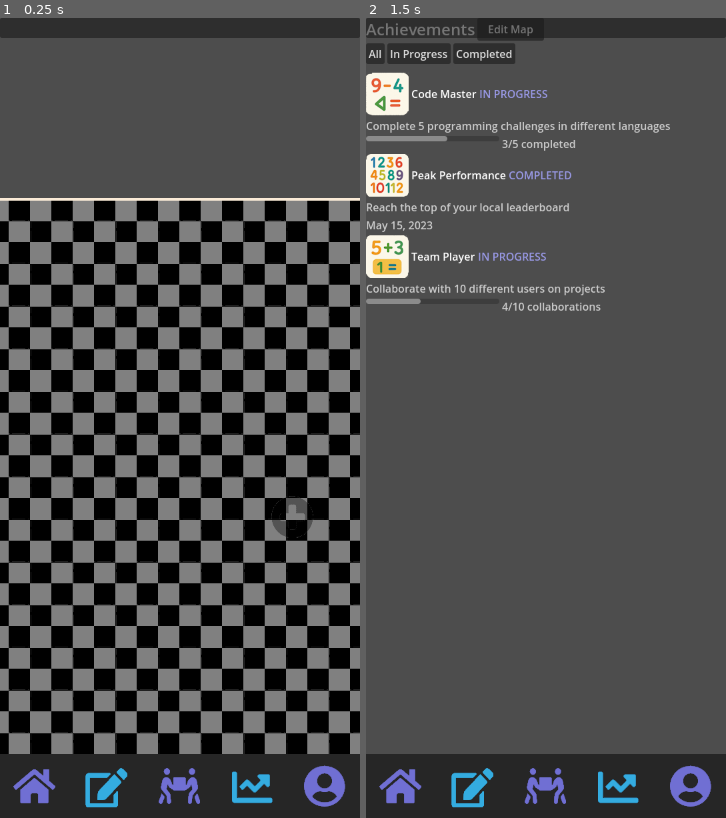
Above: before the commit, frames 1-2 (left to right).
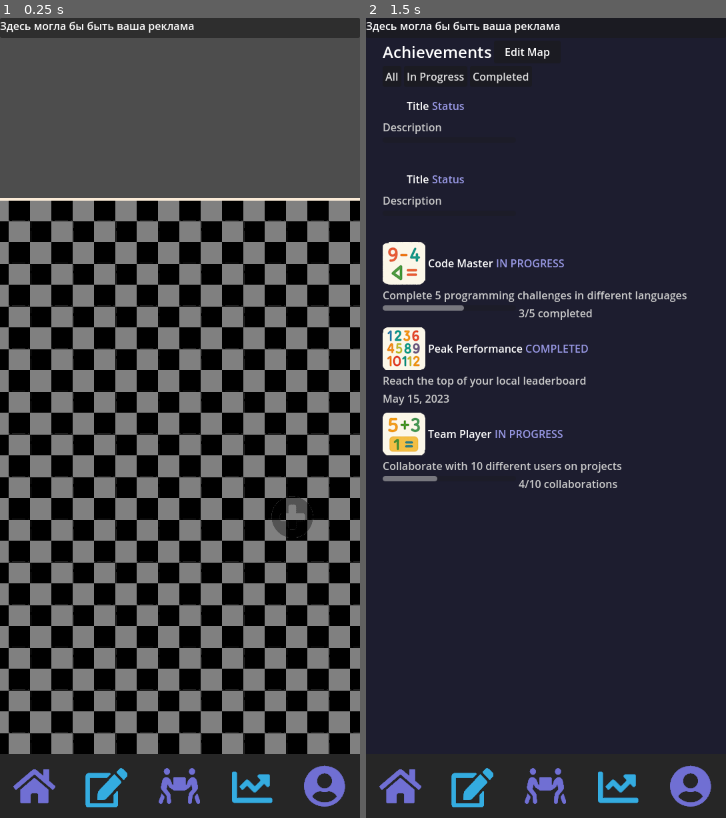
Above: after the commit, the same moments.

Repository: Utygett/AchiveRoadMapGodot
Game: Godot game, scene res://scenes/MainScreen/main_screen.tscn
The game is run twice, just before and just after one commit, with the same random seed, the same clock (stepped at 60 frames per second) and the same inputs.
Inputs (mouse positions are in pixels of both pictures, inside the frame that each line leads up to):
- Up to frame 1 (0.25 s): no input
- Up to frame 2 (1.5 s): click (546, 786) at 0.5 s; click "Edit Map" at 1.25 s

The runs differ from the first frame. In frame 1, 0.3% of the frame differs, in the area x 0-54%, y 0-2%; in frame 2, 88%, in the area x 0-100%, y 0-92%.

Commit message:
Работа над стилем AchievementItem

Diff:
--- a/scenes/MainScreen/AchievementListUi/AchievementItem.tscn
+++ b/scenes/MainScreen/AchievementListUi/AchievementItem.tscn
@@ -4,6 +4,11 @@
 
 [node name="AchievementItem" type="VBoxContainer"]
 custom_minimum_size = Vector2(400, 100)
+anchors_preset = 15
+anchor_right = 1.0
+anchor_bottom = 1.0
+grow_horizontal = 2
+grow_vertical = 2
 size_flags_horizontal = 3
 script = ExtResource("1_ajwk0")
 
--- a/scenes/MainScreen/AchievementListUi/AchievementUI.gd
+++ b/scenes/MainScreen/AchievementListUi/AchievementUI.gd
@@ -1,4 +1,5 @@
 extends CanvasLayer
+@onready var list_v_box: VBoxContainer = %ListVBox
 
 func _ready():
 	var items_data = [
@@ -30,4 +31,4 @@
 	for data in items_data:
 		var item = item_scene.instantiate()
 		item.set_data(data)
-		$VBoxMain/ScrollContainer/ListVBox.add_child(item)
+		list_v_box.add_child(item)
--- a/scenes/MainScreen/AchievementListUi/AchievementUI.tscn
+++ b/scenes/MainScreen/AchievementListUi/AchievementUI.tscn
@@ -1,57 +1,94 @@
-[gd_scene load_steps=2 format=3 uid="uid://djvfdxsg4u8jc"]
+[gd_scene load_steps=3 format=3 uid="uid://djvfdxsg4u8jc"]
 
 [ext_resource type="Script" uid="uid://kfb2imop8h5p" path="res://scenes/MainScreen/AchievementListUi/AchievementUI.gd" id="1_gilrq"]
+[ext_resource type="PackedScene" uid="uid://caokv38qsrjql" path="res://scenes/MainScreen/AchievementListUi/AchievementItem.tscn" id="2_8kbvx"]
 
 [node name="AchievementUI" type="CanvasLayer"]
 script = ExtResource("1_gilrq")
 
-[node name="VBoxMain" type="VBoxContainer" parent="."]
+[node name="ColorRectMain" type="ColorRect" parent="."]
 anchors_preset = 15
 anchor_right = 1.0
 anchor_bottom = 1.0
+grow_horizontal = 2
+grow_vertical = 2
+size_flags_horizontal = 3
+size_flags_vertical = 8
+color = Color(0.113725, 0.113725, 0.184314, 1)
 
-[node name="Header" type="HBoxContainer" parent="VBoxMain"]
+[node name="MarginContainer" type="MarginContainer" parent="."]
+anchors_preset = 15
+anchor_right = 1.0
+anchor_bottom = 1.0
+grow_horizontal = 2
+grow_vertical = 2
+theme_override_constants/margin_left = 25
+theme_override_constants/margin_top = 0
+theme_override_constants/margin_right = 25
+
+[node name="VBoxMain" type="VBoxContainer" parent="MarginContainer"]
+layout_mode = 2
+
+[node name="TopDummyPanel" type="Panel" parent="MarginContainer/VBoxMain"]
+modulate = Color(1, 1, 1, 0)
+custom_minimum_size = Vector2(0, 30)
+layout_mode = 2
+
+[node name="Header" type="HBoxContainer" parent="MarginContainer/VBoxMain"]
 layout_mode = 2
 size_flags_horizontal = 3
 
-[node name="Title" type="Label" parent="VBoxMain/Header"]
+[node name="Title" type="Label" parent="MarginContainer/VBoxMain/Header"]
 layout_mode = 2
 theme_override_colors/font_color = Color(1, 1, 1, 1)
 theme_override_font_sizes/font_size = 24
 text = "Achievements"
 
-[node name="EditMap" type="Button" parent="VBoxMain/Header"]
+[node name="EditMap" type="Button" parent="MarginContainer/VBoxMain/Header"]
 custom_minimum_size = Vector2(100, 30)
 layout_mode = 2
 size_flags_horizontal = 2
 theme_override_colors/font_color = Color(1, 1, 1, 1)
 text = "Edit Map"
 
-[node name="FilterScroll" type="ScrollContainer" parent="VBoxMain"]
+[node name="FilterScroll" type="ScrollContainer" parent="MarginContainer/VBoxMain"]
 custom_minimum_size = Vector2(0, 40)
 layout_mode = 2
 size_flags_horizontal = 3
 
-[node name="FilterHBox" type="HBoxContainer" parent="VBoxMain/FilterScroll"]
+[node name="FilterHBox" type="HBoxContainer" parent="MarginContainer/VBoxMain/FilterScroll"]
 layout_mode = 2
 
-[node name="FilterAll" type="Button" parent="VBoxMain/FilterScroll/FilterHBox"]
+[node name="FilterAll" type="Button" parent="MarginContainer/VBoxMain/FilterScroll/FilterHBox"]
 layout_mode = 2
 text = "All"
 
-[node name="FilterInProgress" type="Button" parent="VBoxMain/FilterScroll/FilterHBox"]
+[node name="FilterInProgress" type="Button" parent="MarginContainer/VBoxMain/FilterScroll/FilterHBox"]
 layout_mode = 2
 text = "In Progress"
 
-[node name="FilterCompleted" type="Button" parent="VBoxMain/FilterScroll/FilterHBox"]
+[node name="FilterCompleted" type="Button" parent="MarginContainer/VBoxMain/FilterScroll/FilterHBox"]
 layout_mode = 2
 text = "Completed"
 
-[node name="ScrollContainer" type="ScrollContainer" parent="VBoxMain"]
+[node name="ScrollContainer" type="ScrollContainer" parent="MarginContainer/VBoxMain"]
 layout_mode = 2
 size_flags_horizontal = 3
 size_flags_vertical = 3
 
-[node name="ListVBox" type="VBoxContainer" parent="VBoxMain/ScrollContainer"]
+[node name="ListVBox" type="VBoxContainer" parent="MarginContainer/VBoxMain/ScrollContainer"]
+unique_name_in_owner = true
 layout_mode = 2
 size_flags_horizontal = 3
+theme_override_constants/separation = 10
+
+[node name="AchievementItem" parent="MarginContainer/VBoxMain/ScrollContainer/ListVBox" instance=ExtResource("2_8kbvx")]
+layout_mode = 2
+
+[node name="AchievementItem2" parent="MarginContainer/VBoxMain/ScrollContainer/ListVBox" instance=ExtResource("2_8kbvx")]
+layout_mode = 2
+
+[node name="BottomDummyPanel" type="Panel" parent="MarginContainer/VBoxMain"]
+modulate = Color(1, 1, 1, 0)
+custom_minimum_size = Vector2(0, 96)
+layout_mode = 2
--- a/scenes/MainScreen/main_screen.tscn
+++ b/scenes/MainScreen/main_screen.tscn
@@ -15,7 +15,7 @@
 
 [node name="CanvasLayer" type="CanvasLayer" parent="."]
 
-[node name="ColorRect" type="ColorRect" parent="CanvasLayer"]
+[node name="ColorRectBottom" type="ColorRect" parent="CanvasLayer"]
 custom_minimum_size = Vector2(0, 96)
 anchors_preset = 12
 anchor_top = 1.0
@@ -38,6 +38,12 @@
 [node name="TopPanel" type="Panel" parent="CanvasLayer/VBoxContainer"]
 custom_minimum_size = Vector2(0, 30)
 layout_mode = 2
+
+[node name="Label" type="Label" parent="CanvasLayer/VBoxContainer/TopPanel"]
+layout_mode = 0
+offset_right = 40.0
+offset_bottom = 23.0
+text = "Здесь могла бы быть ваша реклама"
 
 [node name="Spacer" type="Control" parent="CanvasLayer/VBoxContainer"]
 layout_mode = 2
